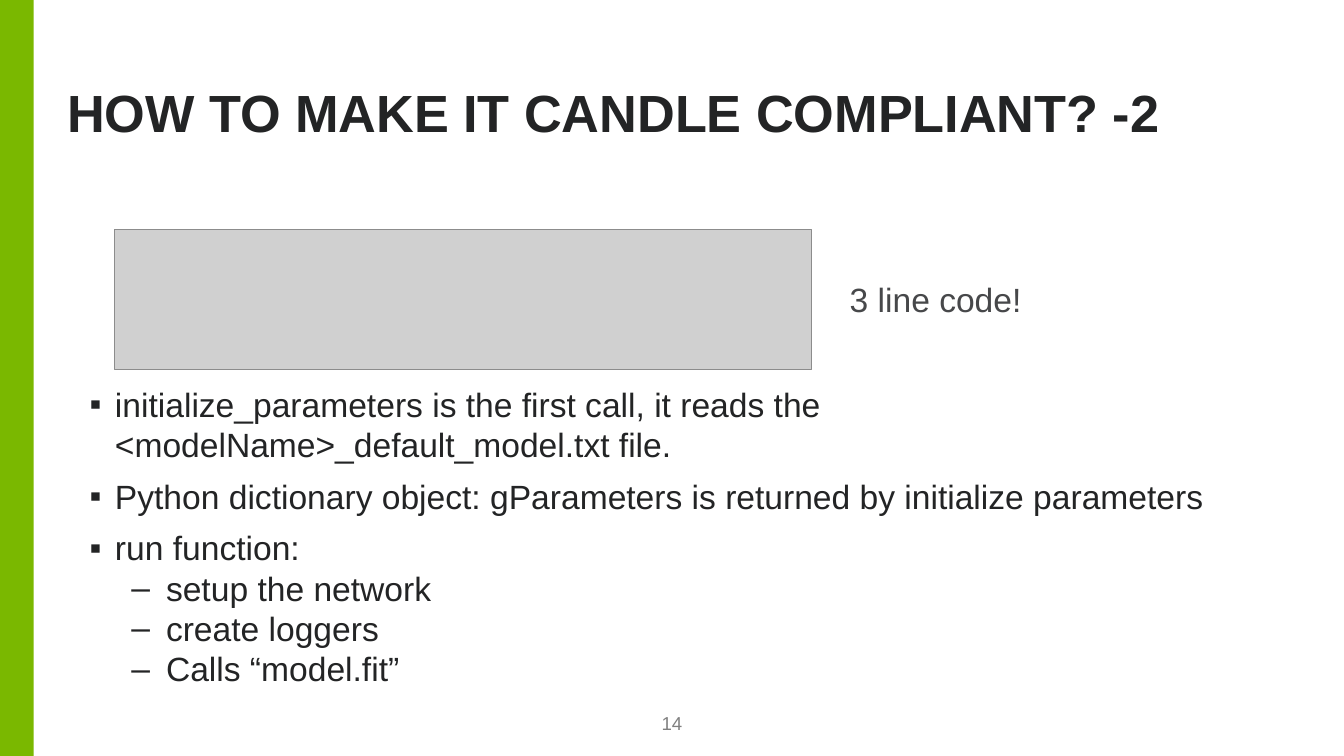
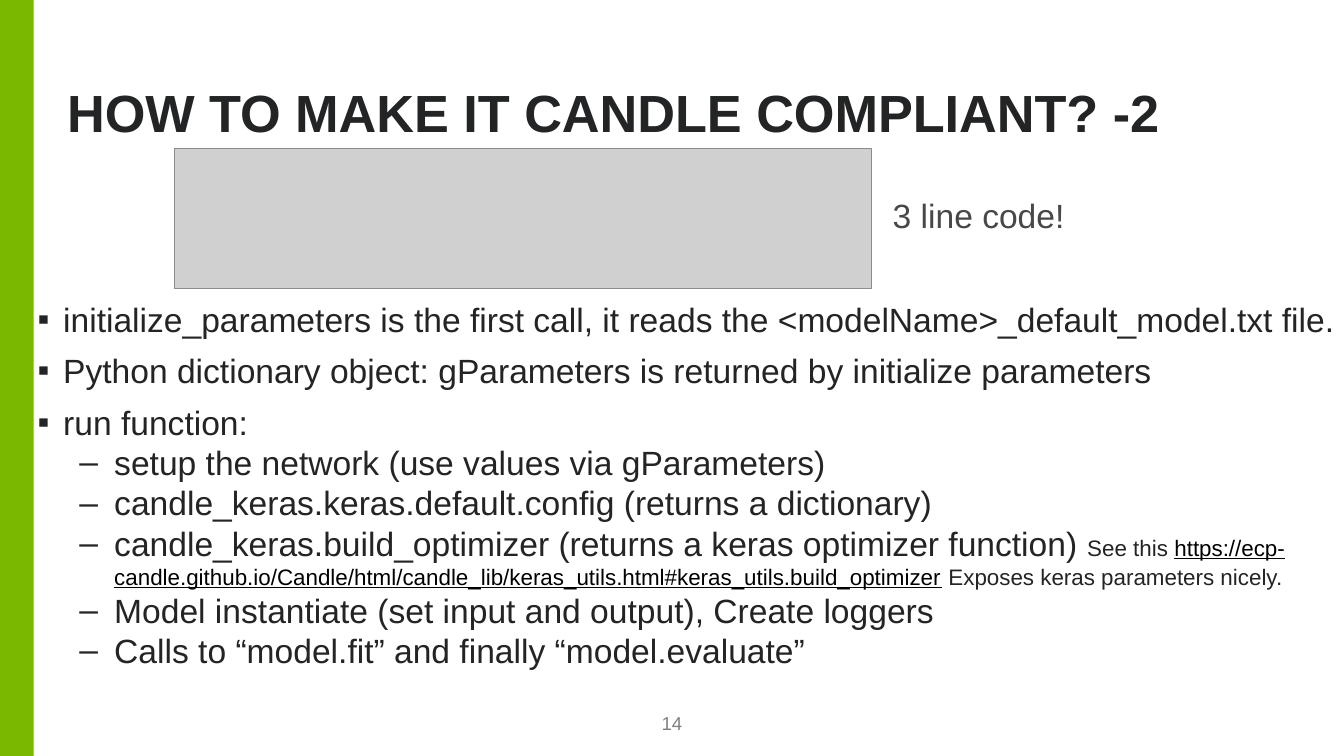
Before and after one commit to brettin/candle_tutorials, a slide deck: slide 14 of Topics/1_migrating_your_DNN_to_candle/CANDLE_Compliant_DNN.pptx. Drawn at 1344x756 pixels with LibreOffice and Linux fonts; fonts in the diff are those of the drawing; grey boxes stand for pictures; background and template pictures are left out. Boxes give left, top, right and bottom in pixels: in the first picture for what was removed or moved away, otherwise in the second. Text is boxed around its words. In the diff, an @@ line names an element or a change of style, - is before the commit and + after.

```diff
--- a/Topics/1_migrating_your_DNN_to_candle/CANDLE_Compliant_DNN.pptx
+++ b/Topics/1_migrating_your_DNN_to_candle/CANDLE_Compliant_DNN.pptx
@@ text "initialize_parameters is the first call, ...": place and size @@
-text "initialize_parameters is the first call, ..." at box(115, 392, 1203, 682)
+text "initialize_parameters is the first call, ..." at box(63, 307, 1334, 669)
@@ picture: place and size @@
-picture at box(114, 230, 812, 370)
+picture at box(175, 149, 872, 289)
@@ text "3 line code!": place and size @@
-text "3 line code!" at box(850, 287, 1021, 313)
+text "3 line code!" at box(893, 203, 1064, 229)
@@ text at box(114, 450, 1285, 669): text changed @@
-  – setup the network
-  – create loggers
-  – Calls “model.fit”
+  – setup the network (use values via gParameters)
+  – candle_keras.keras.default.config (returns a dictionary)
+  – candle_keras.build_optimizer (returns a keras optimizer function) See this https://ecp-candle.github.io/Candle/html/candle_lib/keras_utils.html#keras_utils.build_optimizer Exposes keras parameters nicely.
+  – Model instantiate (set input and output), Create loggers
+  – Calls to “model.fit” and finally “model.evaluate”
```
Also in this commit, not shown: 4 other slides changed, 2 other files.
